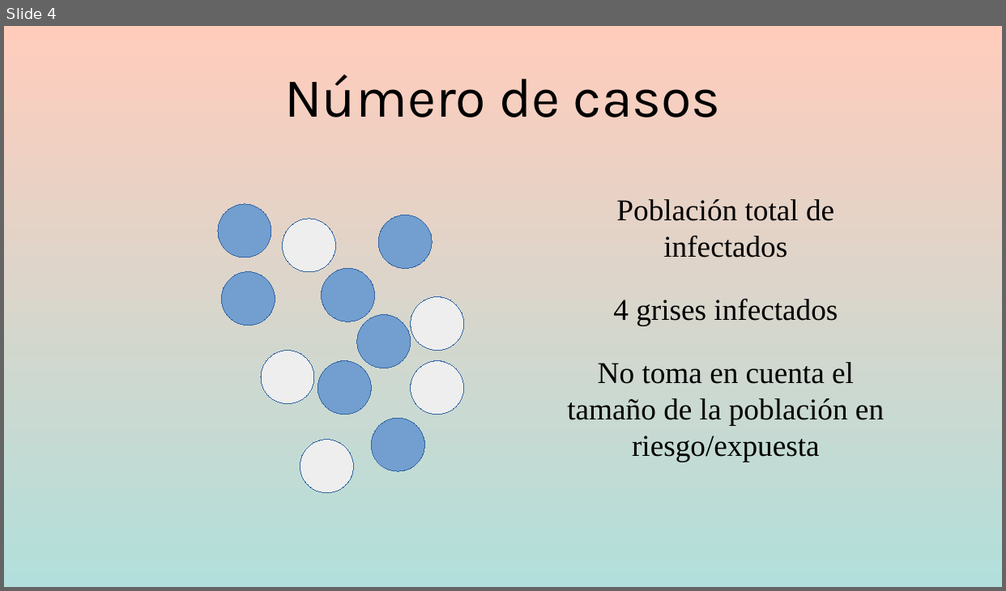
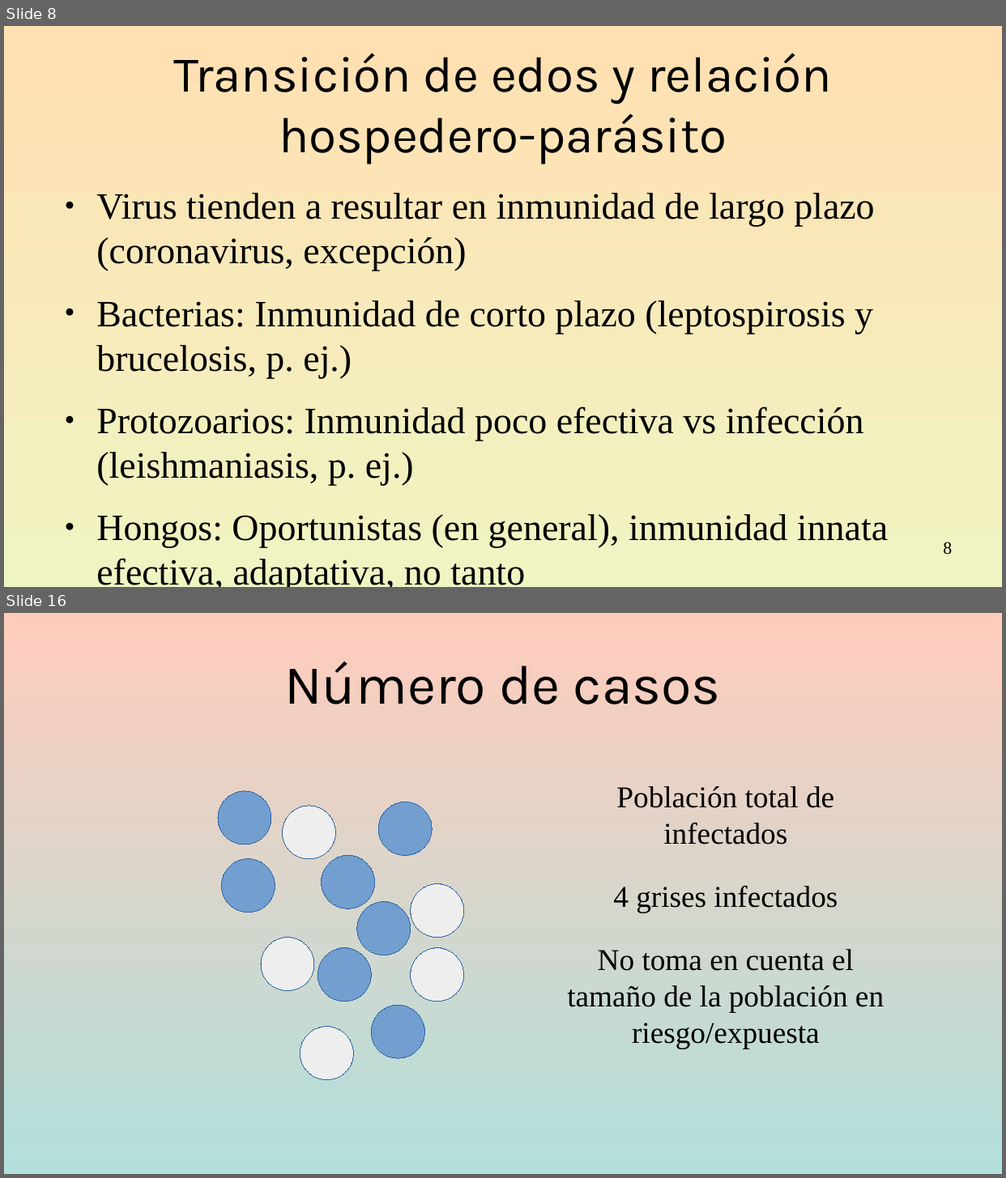
Before and after one commit to gerardommc/Medicina-Cons, a slide deck: Epidemiologia-basica.odp. Shown one above the other, each under a label of ours: slide 4 before the commit, slides 8 and 16 after it; the slides between them are not shown. The pictures are 1006x591 and 1006x1178 pixels, drawn with LibreOffice and Linux fonts; fonts in the diff are those of the drawing. Boxes give left, top, right and bottom in pixels: in the first picture for what was removed or moved away, otherwise in the second. Text is boxed around its words. In the diff, an @@ line names an element or a change of style, - is before the commit and + after.

```diff
--- a/Epidemiologia-basica.odp
+++ b/Epidemiologia-basica.odp
@@ slide 8 added at (4, 26, 1002, 587), background gradient #FFE0B2 to #F0F4C3 @@
@@ title added at (174, 53, 832, 165), 40 pt, text #000000 @@
+Transición de edos y relación hospedero-parásito
@@ text added at (96, 193, 888, 587), 29.6 pt, text #000000 @@
+● Virus tienden a resultar en inmunidad de largo plazo (coronavirus, excepción)
+● Bacterias: Inmunidad de corto plazo (leptospirosis y brucelosis, p. ej.)
+● Protozoarios: Inmunidad poco efectiva vs infección (leishmaniasis, p. ej.)
+● Hongos: Oportunistas (en general), inmunidad innata efectiva, adaptativa, no tanto
@@ page number added at (943, 542, 952, 555), 14 pt, text #000000 @@
+8
@@ what was slide 4 is now slide 16 @@
```
Also in this commit, not shown: 3 slides changed, 11 other slides added, 3 other files.
